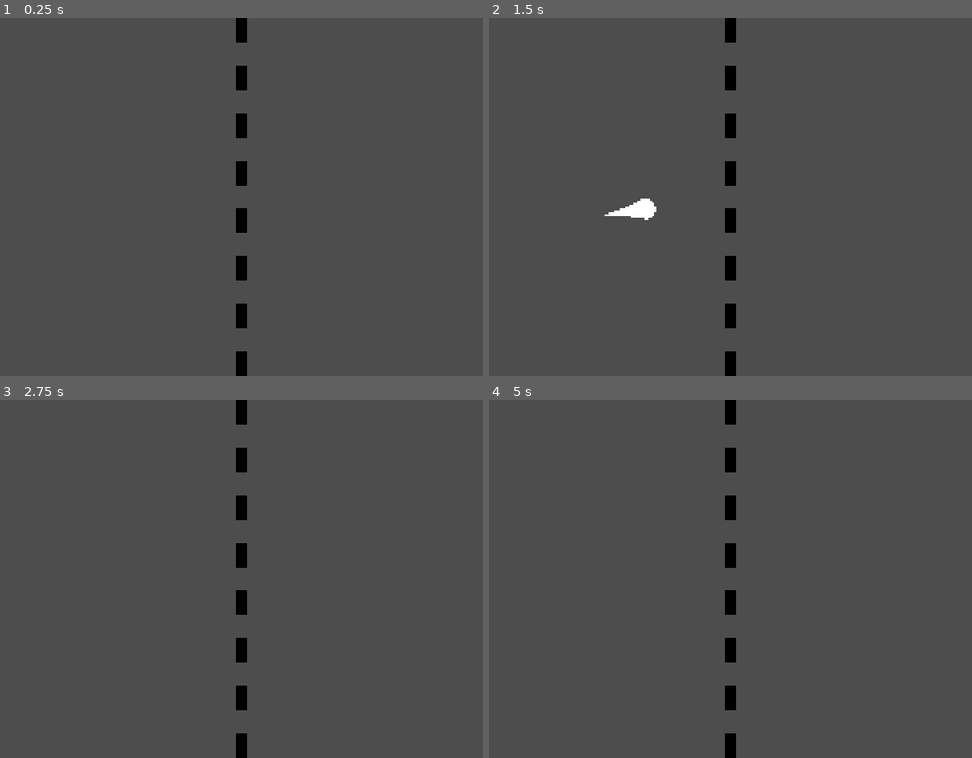
Above: before the commit, frames 1-4 (two rows, left to right).
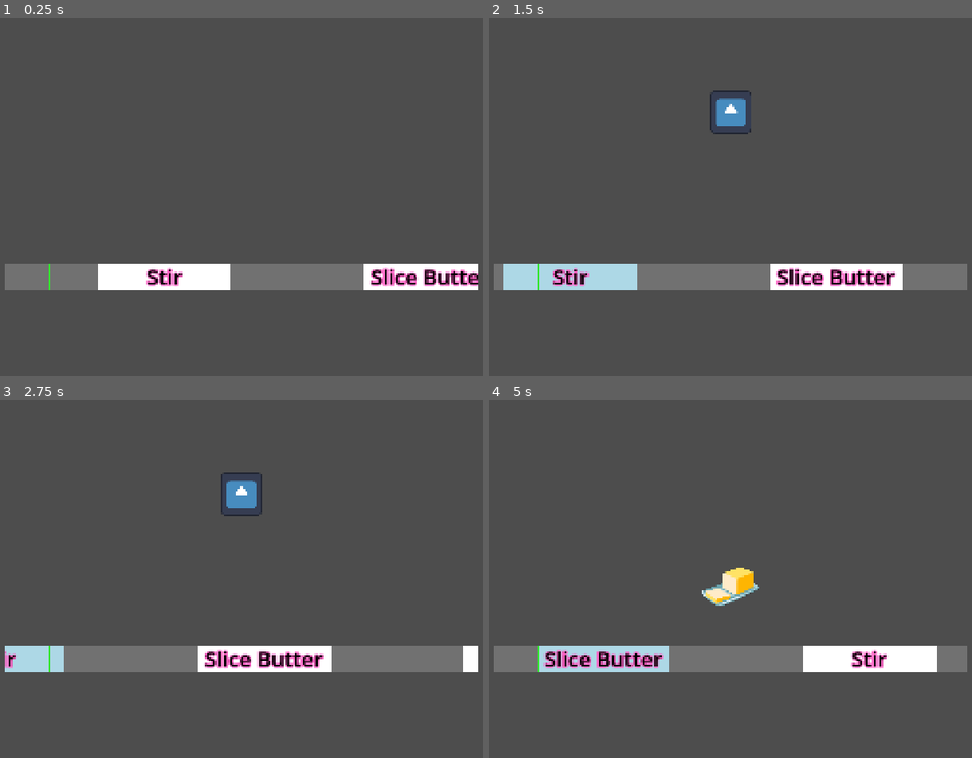
Above: after the commit, the same moments.

Repository: nstryder/Pumpkin-And-Mayhem
Game: Godot game, scene res://debug/test_cooking_pot.tscn
The game is run twice, just before and just after one commit, with the same random seed, the same clock (stepped at 60 frames per second) and the same inputs. Before the commit the project starts from res://debug/test_slice.tscn. The engine's default icon, where the game draws it, is replaced by a stand-in: a white triangle on a blue panel in a dark square.
Inputs (mouse positions are in pixels of both pictures, inside the frame that each line leads up to):
- Up to frame 1 (0.25 s): no input
- Up to frame 2 (1.5 s): move the mouse to (870, 179) at 0.52 s; click (870, 179) at 0.67 s; drag from (604, 214) to (730, 197) at 1.27 s
- Up to frame 3 (2.75 s): move the mouse to (304, 500) at 2.02 s; click (304, 500) at 2.17 s
- Up to frame 4 (5 s): drag from (696, 650) to (537, 525) at 2.77 s; move the mouse to (923, 632) at 3.52 s; click (923, 632) at 3.67 s; drag from (537, 525) to (633, 489) at 4.27 s

The runs differ from the first frame. In frame 1, 8.4% of the frame differs, in the area x 0-100%, y 0-100%; in frame 2, 9.2%; in frame 3, 8.9%; in frame 4, 9.0%.

Commit message:
Finish cooking pot minigame

Diff:
--- /dev/null
+++ b/debug/test_shake_input.tscn
@@ -0,0 +1,9 @@
+[gd_scene format=3 uid="uid://tun362ham53u"]
+
+[ext_resource type="PackedScene" uid="uid://hnynq7d1e7ig" path="res://src/game_components/shake_input.tscn" id="1_m0ot1"]
+
+[node name="TestShakeInput" type="Node2D" unique_id=561791742]
+
+[node name="ShakeInput" parent="." unique_id=128938445 instance=ExtResource("1_m0ot1")]
+
+[node name="Camera2D" type="Camera2D" parent="." unique_id=1585757128]
--- a/project.godot
+++ b/project.godot
@@ -11,7 +11,7 @@
 [application]
 
 config/name="Pumpkin And Mayhem"
-run/main_scene="uid://b4qcchsvx76fn"
+run/main_scene="uid://ctu3pw4j7vu6s"
 config/features=PackedStringArray("4.7", "GL Compatibility")
 config/icon="res://icon.svg"
 
--- /dev/null
+++ b/src/game_components/clickables/click_cream.tscn
@@ -0,0 +1,33 @@
+[gd_scene format=3 uid="uid://dx0ytpr3c5rvi"]
+
+[ext_resource type="PackedScene" uid="uid://cabdnqygsbkqp" path="res://src/game_components/clickable_area.tscn" id="1_uji5s"]
+
+[sub_resource type="LabelSettings" id="LabelSettings_uji5s"]
+font_size = 768
+
+[sub_resource type="RectangleShape2D" id="RectangleShape2D_lwrwe"]
+size = Vector2(196, 196)
+
+[node name="ClickCream" unique_id=1746058275 instance=ExtResource("1_uji5s")]
+
+[node name="Sprite" type="Sprite2D" parent="." index="0" unique_id=733224290]
+scale = Vector2(0.2, 0.2)
+
+[node name="Label" type="Label" parent="Sprite" index="0" unique_id=1698862965]
+anchors_preset = 8
+anchor_left = 0.5
+anchor_top = 0.5
+anchor_right = 0.5
+anchor_bottom = 0.5
+offset_left = -478.0
+offset_top = -523.0
+offset_right = 478.0
+offset_bottom = 523.0
+grow_horizontal = 2
+grow_vertical = 2
+text = "🍦"
+label_settings = SubResource("LabelSettings_uji5s")
+horizontal_alignment = 1
+
+[node name="CollisionShape2D" type="CollisionShape2D" parent="." index="1" unique_id=560550822]
+shape = SubResource("RectangleShape2D_lwrwe")
--- /dev/null
+++ b/src/game_components/clickables/click_garlic.tscn
@@ -0,0 +1,16 @@
+[gd_scene format=3 uid="uid://cub5jljcse7nv"]
+
+[ext_resource type="PackedScene" uid="uid://cabdnqygsbkqp" path="res://src/game_components/clickable_area.tscn" id="1_j7dd1"]
+[ext_resource type="Texture2D" uid="uid://bq8680d4gurff" path="res://assets/gfx/sprites/ingredients/garlicFull.png" id="2_j7dd1"]
+
+[sub_resource type="RectangleShape2D" id="RectangleShape2D_lwrwe"]
+size = Vector2(196, 196)
+
+[node name="ClickGarlic" unique_id=1746058275 instance=ExtResource("1_j7dd1")]
+
+[node name="Sprite" type="Sprite2D" parent="." index="0" unique_id=733224290]
+scale = Vector2(0.4, 0.4)
+texture = ExtResource("2_j7dd1")
+
+[node name="CollisionShape2D" type="CollisionShape2D" parent="." index="1" unique_id=560550822]
+shape = SubResource("RectangleShape2D_lwrwe")
--- /dev/null
+++ b/src/game_components/clickables/click_milk.tscn
@@ -0,0 +1,33 @@
+[gd_scene format=3 uid="uid://cgjoekx1nca1v"]
+
+[ext_resource type="PackedScene" uid="uid://cabdnqygsbkqp" path="res://src/game_components/clickable_area.tscn" id="1_xxw5q"]
+
+[sub_resource type="LabelSettings" id="LabelSettings_5vo7c"]
+font_size = 768
+
+[sub_resource type="RectangleShape2D" id="RectangleShape2D_lwrwe"]
+size = Vector2(196, 196)
+
+[node name="ClickMilk" unique_id=1746058275 instance=ExtResource("1_xxw5q")]
+
+[node name="Sprite" type="Sprite2D" parent="." index="0" unique_id=733224290]
+scale = Vector2(0.2, 0.2)
+
+[node name="Label" type="Label" parent="Sprite" index="0" unique_id=462857711]
+anchors_preset = 8
+anchor_left = 0.5
+anchor_top = 0.5
+anchor_right = 0.5
+anchor_bottom = 0.5
+offset_left = -20.0
+offset_top = -11.5
+offset_right = 20.0
+offset_bottom = 11.5
+grow_horizontal = 2
+grow_vertical = 2
+text = "🥛"
+label_settings = SubResource("LabelSettings_5vo7c")
+horizontal_alignment = 1
+
+[node name="CollisionShape2D" type="CollisionShape2D" parent="." index="1" unique_id=560550822]
+shape = SubResource("RectangleShape2D_lwrwe")
--- /dev/null
+++ b/src/game_components/clickables/click_onion.tscn
@@ -0,0 +1,16 @@
+[gd_scene format=3 uid="uid://b4j4bwhnr3eok"]
+
+[ext_resource type="PackedScene" uid="uid://cabdnqygsbkqp" path="res://src/game_components/clickable_area.tscn" id="1_n7uyt"]
+[ext_resource type="Texture2D" uid="uid://c43figngusf10" path="res://assets/gfx/sprites/ingredients/onionFull.png" id="2_eo04d"]
+
+[sub_resource type="RectangleShape2D" id="RectangleShape2D_lwrwe"]
+size = Vector2(196, 196)
+
+[node name="ClickOnion" unique_id=1746058275 instance=ExtResource("1_n7uyt")]
+
+[node name="Sprite" type="Sprite2D" parent="." index="0" unique_id=733224290]
+scale = Vector2(0.4, 0.4)
+texture = ExtResource("2_eo04d")
+
+[node name="CollisionShape2D" type="CollisionShape2D" parent="." index="1" unique_id=560550822]
+shape = SubResource("RectangleShape2D_lwrwe")
--- /dev/null
+++ b/src/game_components/clickables/click_pumpkin.tscn
@@ -0,0 +1,16 @@
+[gd_scene format=3 uid="uid://dtdf2iiyytswv"]
+
+[ext_resource type="PackedScene" uid="uid://cabdnqygsbkqp" path="res://src/game_components/clickable_area.tscn" id="1_n5hgm"]
+[ext_resource type="Texture2D" uid="uid://bxia6ay2lv24e" path="res://assets/gfx/sprites/ingredients/pumpkinWhole.png" id="2_n5hgm"]
+
+[sub_resource type="RectangleShape2D" id="RectangleShape2D_lwrwe"]
+size = Vector2(196, 196)
+
+[node name="ClickPumpkin" unique_id=1746058275 instance=ExtResource("1_n5hgm")]
+
+[node name="Sprite" type="Sprite2D" parent="." index="0" unique_id=733224290]
+scale = Vector2(0.2, 0.2)
+texture = ExtResource("2_n5hgm")
+
+[node name="CollisionShape2D" type="CollisionShape2D" parent="." index="1" unique_id=560550822]
+shape = SubResource("RectangleShape2D_lwrwe")
--- /dev/null
+++ b/src/game_components/shake_input.gd
@@ -0,0 +1,17 @@
+extends Node2D
+class_name ShakeInput
+
+signal completed
+
+
+var touched_end: bool = false
+
+
+@onready var slider: VSlider = $Slider
+
+
+func _on_slider_value_changed(value: float) -> void:
+	if value == 0:
+		touched_end = true
+	elif touched_end and value == 100:
+		completed.emit()
--- /dev/null
+++ b/src/game_components/shake_input.tscn
@@ -0,0 +1,38 @@
+[gd_scene format=3 uid="uid://hnynq7d1e7ig"]
+
+[ext_resource type="Script" uid="uid://cx8ky12iyc3ga" path="res://src/game_components/shake_input.gd" id="1_7k4ds"]
+[ext_resource type="Texture2D" uid="uid://bodi0vfbpvm6r" path="res://icon.svg" id="1_aqmki"]
+
+[sub_resource type="StyleBoxFlat" id="StyleBoxFlat_7k4ds"]
+bg_color = Color(0.8745098, 0.8745098, 0.8745098, 1)
+border_color = Color(0.8745098, 0.8745098, 0.8745098, 1)
+expand_margin_left = 16.0
+expand_margin_right = 16.0
+
+[sub_resource type="StyleBoxFlat" id="StyleBoxFlat_aqmki"]
+bg_color = Color(1, 1, 1, 1)
+
+[node name="ShakeInput" type="Node2D" unique_id=128938445]
+script = ExtResource("1_7k4ds")
+
+[node name="Slider" type="VSlider" parent="." unique_id=1635499404]
+anchors_preset = 8
+anchor_left = 0.5
+anchor_top = 0.5
+anchor_right = 0.5
+anchor_bottom = 0.5
+offset_left = -64.0
+offset_top = -192.0
+offset_right = 64.0
+offset_bottom = 192.0
+grow_horizontal = 2
+grow_vertical = 2
+theme_override_icons/grabber = ExtResource("1_aqmki")
+theme_override_icons/grabber_highlight = ExtResource("1_aqmki")
+theme_override_icons/grabber_disabled = ExtResource("1_aqmki")
+theme_override_styles/slider = SubResource("StyleBoxFlat_7k4ds")
+theme_override_styles/grabber_area = SubResource("StyleBoxFlat_aqmki")
+value = 100.0
+scrollable = false
+
+[connection signal="value_changed" from="Slider" to="." method="_on_slider_value_changed"]
--- /dev/null
+++ b/src/game_components/shakeables/shake_seasoning.tscn
@@ -0,0 +1,5 @@
+[gd_scene format=3 uid="uid://coeo76qvjgdvv"]
+
+[ext_resource type="PackedScene" uid="uid://hnynq7d1e7ig" path="res://src/game_components/shake_input.tscn" id="1_kao04"]
+
+[node name="ShakeSeasoning" unique_id=128938445 instance=ExtResource("1_kao04")]
--- /dev/null
+++ b/src/game_components/sliceables/slice_butter.tscn
@@ -0,0 +1,24 @@
+[gd_scene format=3 uid="uid://c8iwm3ulg4wkh"]
+
+[ext_resource type="PackedScene" uid="uid://bctwpvok04ek" path="res://src/game_components/slice_input.tscn" id="1_bah36"]
+
+[sub_resource type="LabelSettings" id="LabelSettings_bah36"]
+font_size = 192
+
+[node name="SliceInput" unique_id=1655751501 instance=ExtResource("1_bah36")]
+
+[node name="Label" type="Label" parent="." index="6" unique_id=446878648]
+anchors_preset = 8
+anchor_left = 0.5
+anchor_top = 0.5
+anchor_right = 0.5
+anchor_bottom = 0.5
+offset_left = -20.0
+offset_top = -11.5
+offset_right = 20.0
+offset_bottom = 11.5
+grow_horizontal = 2
+grow_vertical = 2
+text = "🧈"
+label_settings = SubResource("LabelSettings_bah36")
+horizontal_alignment = 1
--- a/src/game_screens/cooking_pot_game.gd
+++ b/src/game_screens/cooking_pot_game.gd
@@ -6,6 +6,15 @@
 	var start_time: float
 	var window_duration: float
 	var visual: TimelineActionItem
+
+
+const CLICK_CREAM = preload("uid://dx0ytpr3c5rvi")
+const CLICK_GARLIC = preload("uid://cub5jljcse7nv")
+const CLICK_MILK = preload("uid://cgjoekx1nca1v")
+const CLICK_ONION = preload("uid://b4j4bwhnr3eok")
+const CLICK_PUMPKIN = preload("uid://dtdf2iiyytswv")
+const SLICE_BUTTER = preload("uid://c8iwm3ulg4wkh")
+const SHAKE_SEASONING = preload("uid://coeo76qvjgdvv")
 
 
 var actions: Array[TimelineAction] = []
@@ -64,27 +73,72 @@
 	actions[current_action_idx].visual.color = color
 
 
-func stir(window: float) -> void:
-	var circle_input := CircleInput.construct()
-	add_child(circle_input)
-	circle_input.completed.connect(_on_action_completed)
-	current_prompt = circle_input
-	timer.start(window)
-	_change_action_color(Color.LIGHT_YELLOW)
-
-
-func show_text(text: String) -> void:
+func _show_text(text: String) -> void:
 	output.text = text
 	output.show()
 	await get_tree().create_timer(1.0).timeout
 	output.hide()
 
 
+func _start_action(window: float, prompt_node: Node2D) -> void:
+	current_prompt = prompt_node
+	timer.start(window)
+	_change_action_color(Color.LIGHT_BLUE)
+
+
+func _add_clickable(window: float, clickable_scene: PackedScene) -> void:
+	var clickable: ClickableArea = clickable_scene.instantiate()
+	add_child(clickable)
+	clickable.clicked.connect(_on_action_completed)
+	_start_action(window, clickable)
+
+
+func stir(window: float) -> void:
+	var circle_input := CircleInput.construct()
+	add_child(circle_input)
+	circle_input.completed.connect(_on_action_completed)
+	_start_action(window, circle_input)
+
+
+func add_onion(window: float) -> void:
+	_add_clickable(window, CLICK_ONION)
+
+
+func add_cream(window: float) -> void:
+	_add_clickable(window, CLICK_CREAM)
+
+
+func add_garlic(window: float) -> void:
+	_add_clickable(window, CLICK_GARLIC)
+
+
+func add_milk(window: float) -> void:
+	_add_clickable(window, CLICK_MILK)
+
+
+func add_pumpkin(window: float) -> void:
+	_add_clickable(window, CLICK_PUMPKIN)
+
+
+func slice_butter(window: float) -> void:
+	var instance: SliceInput = SLICE_BUTTER.instantiate()
+	add_child(instance)
+	instance.sliced.connect(_on_action_completed)
+	_start_action(window, instance)
+
+
+func shake_seasoning(window: float) -> void:
+	var instance: ShakeInput = SHAKE_SEASONING.instantiate()
+	add_child(instance)
+	instance.completed.connect(_on_action_completed)
+	_start_action(window, instance)
+
+
 func _on_action_completed() -> void:
 	timer.stop()
 	current_prompt.queue_free()
 	_change_action_color(Color.SPRING_GREEN)
-	show_text("Nice!")
+	_show_text("Nice!")
 	current_action_idx += 1
 
 
@@ -92,5 +146,5 @@
 	current_prompt.queue_free()
 	_change_action_color(Color.PALE_VIOLET_RED)
 	fails += 1
-	show_text("Failed...")
+	_show_text("Failed...")
 	current_action_idx += 1
--- a/src/game_screens/cooking_pot_game.tscn
+++ b/src/game_screens/cooking_pot_game.tscn
@@ -5,7 +5,7 @@
 [sub_resource type="Animation" id="Animation_e6jvx"]
 resource_name = "default"
 length = 60.0
-step = 0.1
+step = 1.0
 tracks/0/type = "method"
 tracks/0/imported = false
 tracks/0/enabled = true
@@ -13,14 +13,50 @@
 tracks/0/interp = 1
 tracks/0/loop_wrap = true
 tracks/0/keys = {
-"times": PackedFloat32Array(1, 6, 11),
-"transitions": PackedFloat32Array(1, 1, 1),
+"times": PackedFloat32Array(1, 5, 9, 13, 16, 20, 23, 27, 30, 34, 37, 41, 44, 47, 51),
+"transitions": PackedFloat32Array(1, 1, 1, 1, 1, 1, 1, 1, 1, 1, 1, 1, 1, 1, 1),
 "values": [{
 "args": [2.0],
 "method": &"stir"
 }, {
 "args": [2.0],
+"method": &"slice_butter"
+}, {
+"args": [2.0],
 "method": &"stir"
+}, {
+"args": [1.0],
+"method": &"add_onion"
+}, {
+"args": [2.0],
+"method": &"stir"
+}, {
+"args": [1.0],
+"method": &"add_garlic"
+}, {
+"args": [2.0],
+"method": &"stir"
+}, {
+"args": [1.0],
+"method": &"add_pumpkin"
+}, {
+"args": [2.0],
+"method": &"stir"
+}, {
+"args": [1.0],
+"method": &"add_milk"
+}, {
+"args": [2.0],
+"method": &"stir"
+}, {
+"args": [1.0],
+"method": &"add_cream"
+}, {
+"args": [2.0],
+"method": &"stir"
+}, {
+"args": [2.0],
+"method": &"shake_seasoning"
 }, {
 "args": [2.0],
 "method": &"stir"
--- a/src/game_screens/onion_game.tscn
+++ b/src/game_screens/onion_game.tscn
@@ -17,7 +17,7 @@
 font_size = 192
 
 [sub_resource type="StyleBoxFlat" id="StyleBoxFlat_ktohr"]
-bg_color = Color(0.8731761, 0.8731761, 0.8731761, 1)
+bg_color = Color(0.8745098, 0.8745098, 0.8745098, 1)
 border_width_top = 16
 border_width_bottom = 16
 
Not shown, added: src/game_components/shake_input.gd.uid
